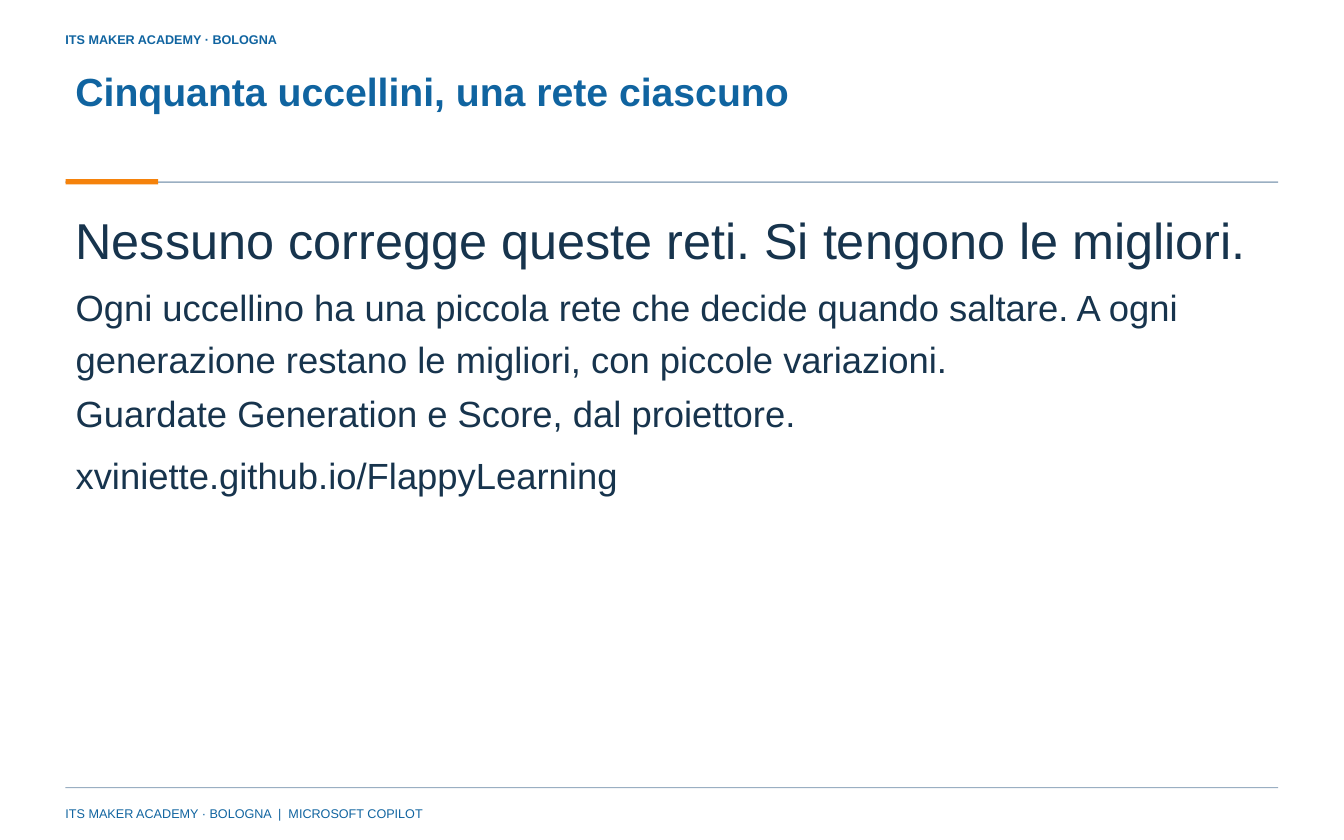
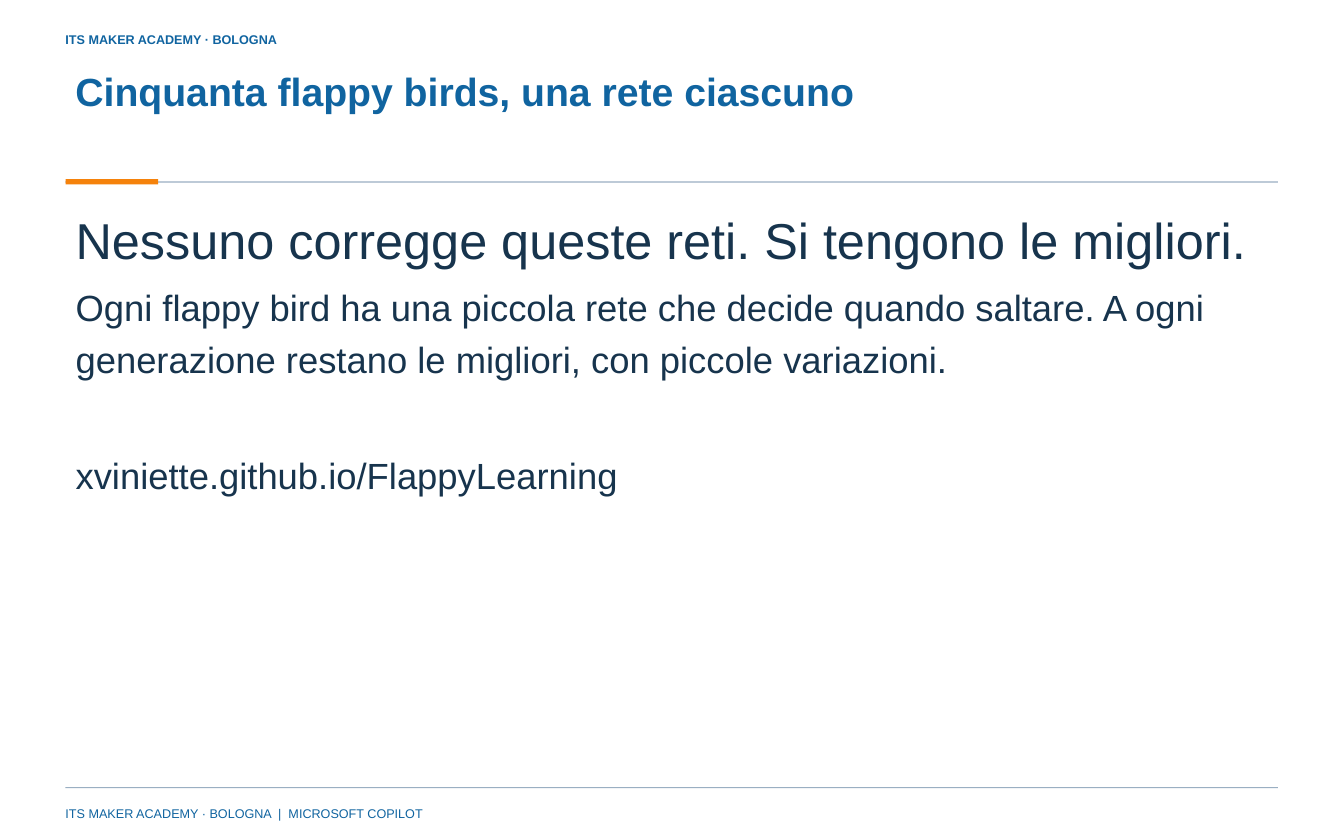
Before and after one commit to franzo9393/ITSCorso_UnslothStudio-Git, a slide deck: slide 10 of lezione 4 - reti neurali e agenti con orchestrazione/Lezione4_Reti_neurali_e_agenti_con_orchestrazione_ITS_MAKER.pptx. Drawn at 1344x840 pixels with LibreOffice and Linux fonts; fonts in the diff are those of the drawing; background and template pictures are left out. Boxes give left, top, right and bottom in pixels: in the first picture for what was removed or moved away, otherwise in the second. Text is boxed around its words. In the diff, an @@ line names an element or a change of style, - is before the commit and + after.

```diff
--- a/lezione 4 - reti neurali e agenti con orchestrazione/Lezione4_Reti_neurali_e_agenti_con_orchestrazione_ITS_MAKER.pptx
+++ b/lezione 4 - reti neurali e agenti con orchestrazione/Lezione4_Reti_neurali_e_agenti_con_orchestrazione_ITS_MAKER.pptx
@@ title at [75,77,854,114]: text changed @@
-Cinquanta uccellini, una rete ciascuno
+Cinquanta flappy birds, una rete ciascuno
@@ text at [76,294,1204,380]: text changed @@
-Ogni uccellino ha una piccola rete che decide quando saltare. A ogni generazione restano le migliori, con piccole variazioni.
+Ogni flappy bird ha una piccola rete che decide quando saltare. A ogni generazione restano le migliori, con piccole variazioni.
@@ text removed at [76,400,796,434] @@
-Guardate Generation e Score, dal proiettore.
```
Also in this commit, not shown: 11 other slides changed, 8 slides added, 6 slides removed, 14 other files.
